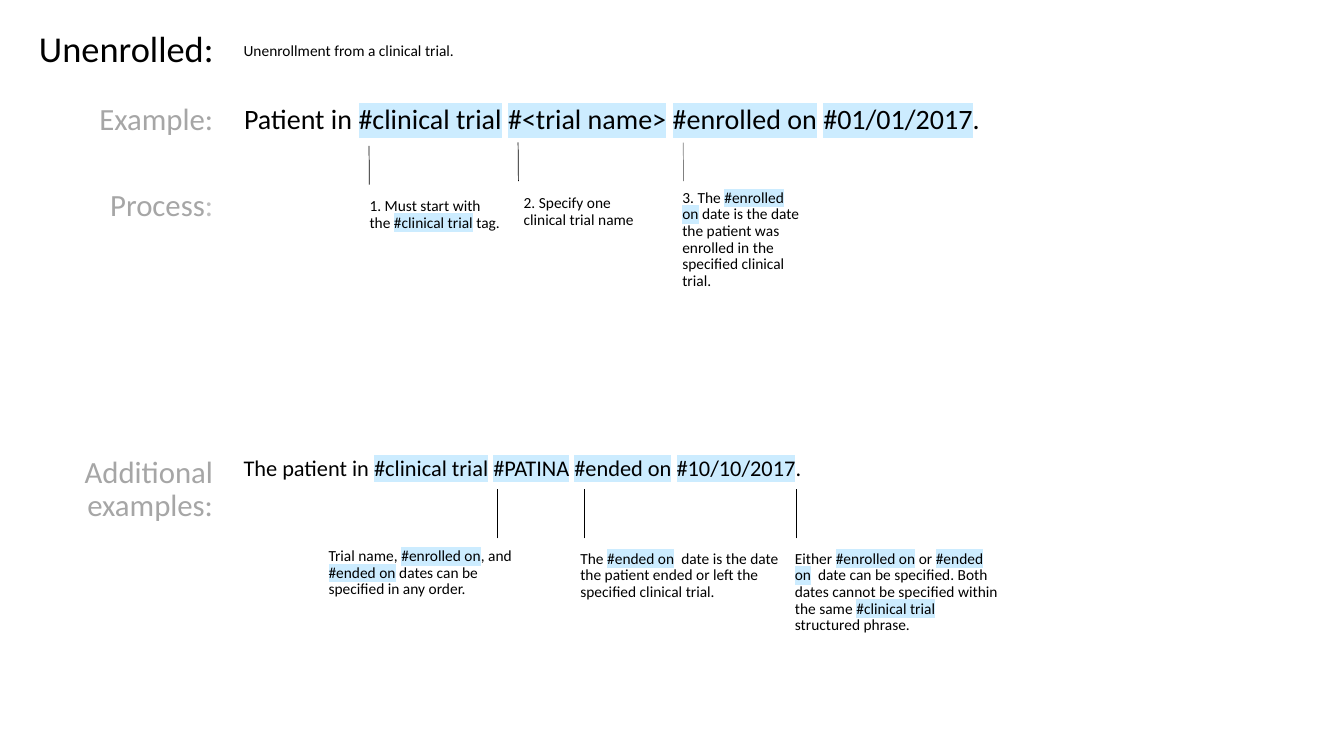
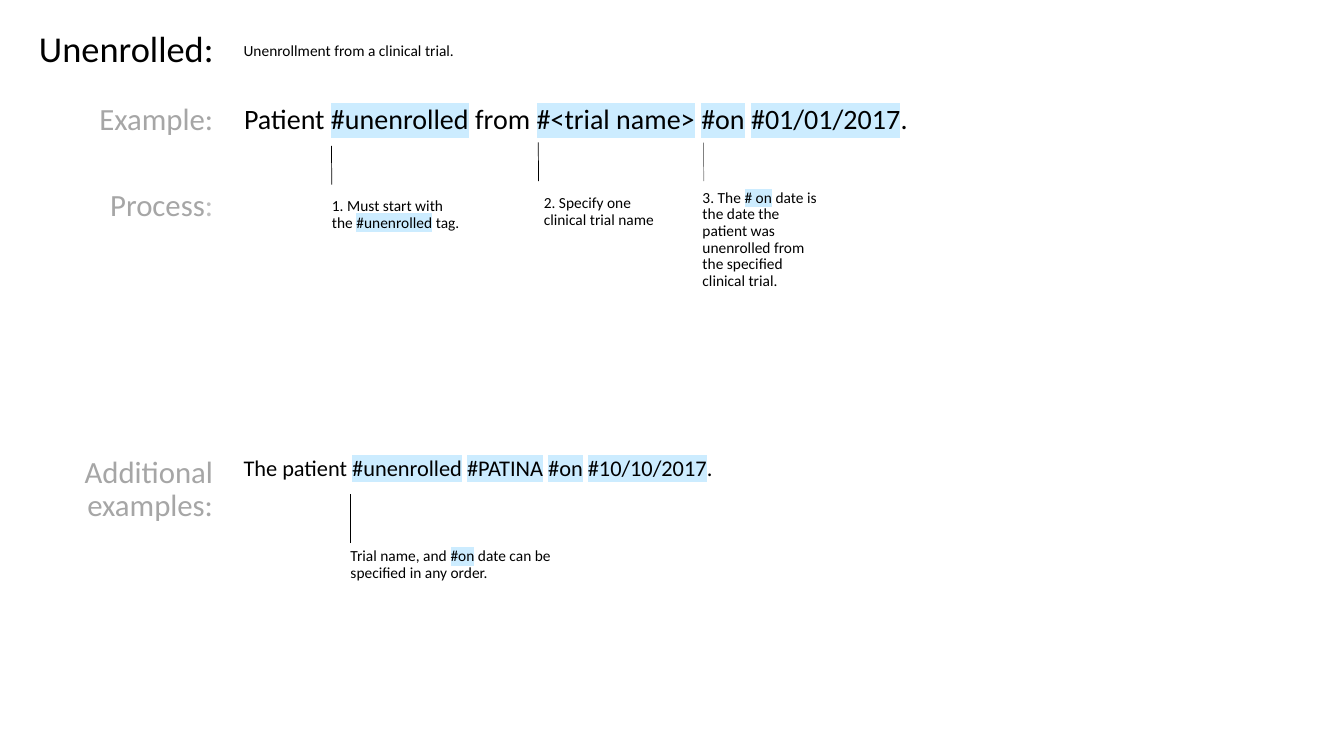
Before and after one commit to FluxNotes/flux, a slide deck: slide 6 of docs/Structured Phrase Format Descriptions.pptx. Drawn at 1344x756 pixels with LibreOffice and Linux fonts; fonts in the diff are those of the drawing. Boxes give left, top, right and bottom in pixels: in the first picture for what was removed or moved away, otherwise in the second. Text is boxed around its words. In the diff, an @@ line names an element or a change of style, - is before the commit and + after.

```diff
--- a/docs/Structured Phrase Format Descriptions.pptx
+++ b/docs/Structured Phrase Format Descriptions.pptx
@@ text at [244,106,907,136]: text changed @@
-Patient in #clinical trial #<trial name> #enrolled on #01/01/2017.
+Patient #unenrolled from #<trial name> #on #01/01/2017.
@@ line moved from (369, 185) - (369, 146) to (332, 185) - (332, 146) @@
@@ 2 lines, 1 text: place and size @@
-2 lines, 1 text at [518,142,684,225]
+2 lines, 1 text at [538,142,704,225]
@@ text at [332,200,459,231]: text changed @@
-1. Must start with the #clinical trial tag.
+1. Must start with the #unenrolled tag.
@@ text at [702,192,817,286]: text changed @@
-3. The #enrolled on date is the date the patient was enrolled in the specified clinical trial.
+3. The # on date is the date the patient was unenrolled from the specified clinical trial.
@@ text at [244,457,713,482]: text changed @@
-The patient in #clinical trial #PATINA #ended on #10/10/2017.
+The patient #unenrolled #PATINA #on #10/10/2017.
@@ line moved from (497, 538) - (497, 489) to (351, 543) - (351, 494) @@
@@ line removed from (585, 538) to (585, 489) @@
@@ line removed from (797, 538) to (797, 489) @@
@@ text at [350,548,551,581]: text changed @@
-Trial name, #enrolled on, and #ended on dates can be specified in any order.
+Trial name, and #on date can be specified in any order.
@@ text removed at [580,553,778,600] @@
-The #ended on date is the date the patient ended or left the specified clinical trial.
@@ text removed at [795,553,997,633] @@
-Either #enrolled on or #ended on date can be specified. Both dates cannot be specified within the same #clinical trial structured phrase.
```
Also in this commit, not shown: 1 other slide changed, 7 other files.
